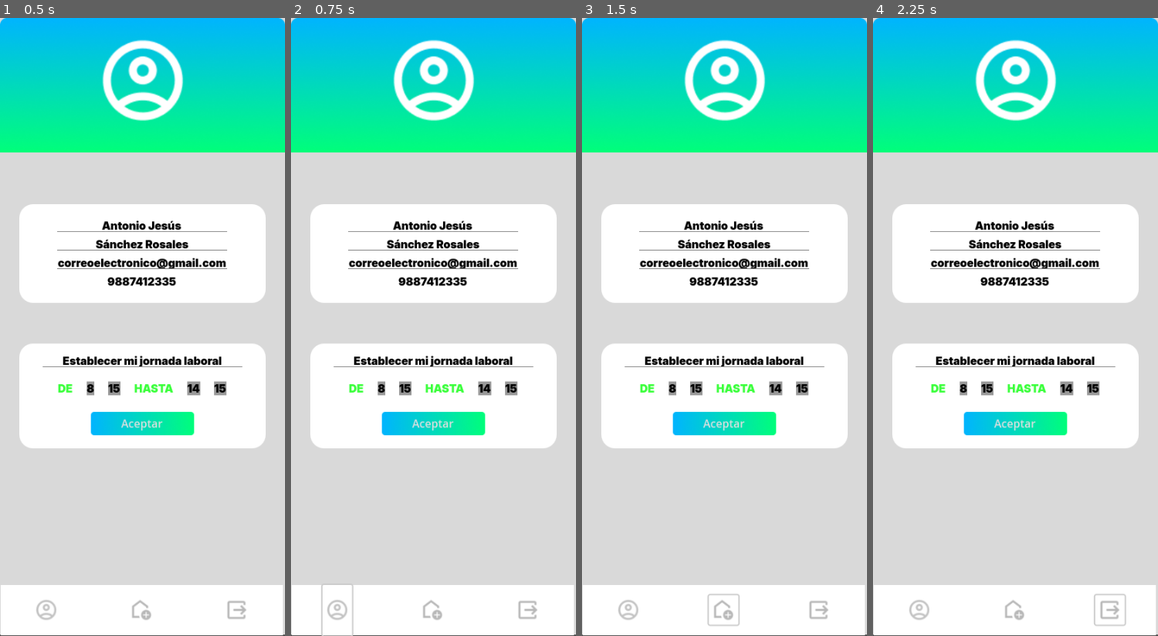
Above: before the commit, frames 1-4 (left to right).
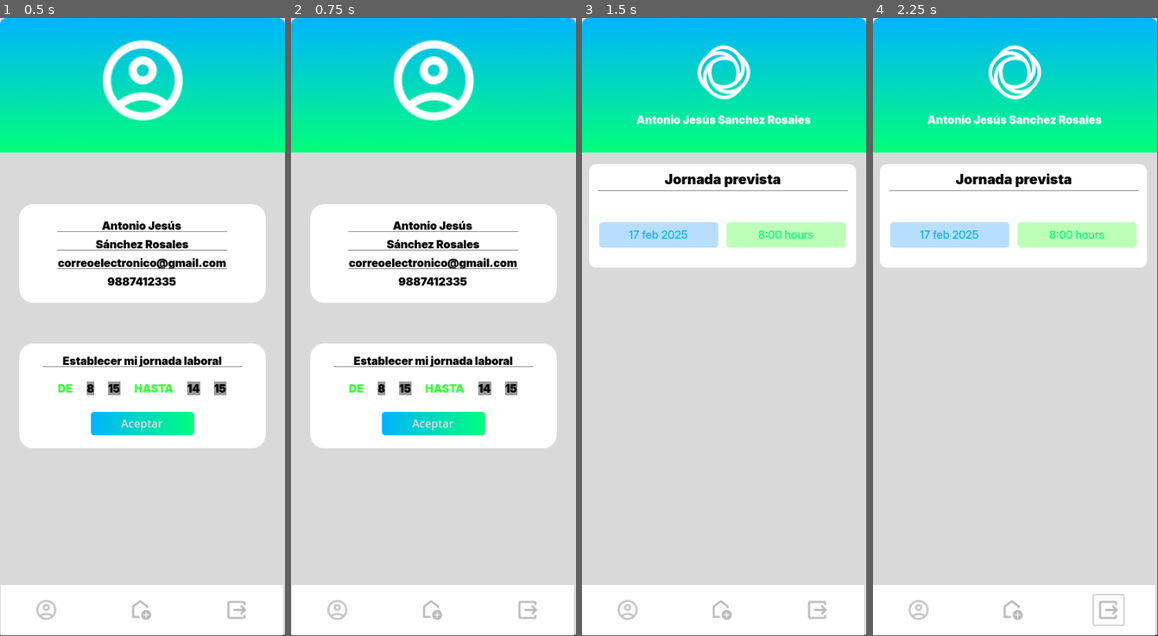
Above: after the commit, the same moments.

Repository: rteijeiro/godotime
Game: Godot game, scene res://Scenes/profile.tscn
The game is run twice, just before and just after one commit, with the same random seed, the same clock (stepped at 60 frames per second) and the same inputs. The project has no main scene, so this scene is started directly.
Inputs (mouse positions are in pixels of both pictures, inside the frame that each line leads up to):
- Up to frame 1 (0.5 s): no input
- Up to frame 2 (0.75 s): click (336, 611) at 0.5 s
- Up to frame 3 (1.5 s): click (724, 611) at 1.25 s
- Up to frame 4 (2.25 s): click (1109, 611) at 2 s

Frame 1 is identical in both runs. In frame 2, 0.1% of the frame differs, in the area x 10-22%, y 91-100%; in frame 3, 34%; in frame 4, 34%, in the area x 0-100%, y 0-100%.

Commit message:
2 botones de menu interactivos

Diff:
--- a/Scenes/Base.tscn
+++ b/Scenes/Base.tscn
@@ -38,18 +38,18 @@
 
 [node name="PanelContainer" type="PanelContainer" parent="."]
 layout_mode = 1
-anchors_preset = 7
-anchor_left = 0.5
-anchor_top = 1.0
-anchor_right = 0.5
-anchor_bottom = 1.0
-offset_left = -206.0
-offset_top = -74.0
-offset_right = 206.0
+anchors_preset = -1
+anchor_left = 0.00121065
+anchor_top = 0.917411
+anchor_right = 0.995131
+anchor_bottom = 0.999302
+offset_right = 1.5108
+offset_bottom = 0.62561
 grow_horizontal = 2
 grow_vertical = 0
 scale = Vector2(0.996333, 0.991546)
 theme_override_styles/panel = SubResource("StyleBoxFlat_lujb3")
+metadata/_edit_use_anchors_ = true
 
 [node name="MarginContainer" type="MarginContainer" parent="PanelContainer"]
 layout_mode = 2
--- a/Scenes/Home.tscn
+++ b/Scenes/Home.tscn
@@ -1,6 +1,7 @@
-[gd_scene load_steps=12 format=3 uid="uid://cs7iafkhed4pt"]
+[gd_scene load_steps=13 format=3 uid="uid://cs7iafkhed4pt"]
 
 [ext_resource type="Texture2D" uid="uid://dgt146hw0hx73" path="res://Images/top_home.png" id="1_82umt"]
+[ext_resource type="Script" path="res://Scripts/home.gd" id="1_qvn61"]
 [ext_resource type="Texture2D" uid="uid://cw6nllypx46it" path="res://Images/logo_white.png" id="2_sutsk"]
 [ext_resource type="Texture2D" uid="uid://dtk0cce46is38" path="res://Images/account_circle.png" id="2_yrt7p"]
 [ext_resource type="FontFile" uid="uid://dal6uxhenekc3" path="res://Fonts/Inter/static/Inter_18pt-Black.ttf" id="3_d6q8c"]
@@ -10,9 +11,6 @@
 [ext_resource type="Texture2D" uid="uid://ckqsahj308dk1" path="res://Images/blue_button.png" id="8_seqx8"]
 [ext_resource type="Texture2D" uid="uid://cap57alllf614" path="res://Images/green_button.png" id="9_11xua"]
 
-[sub_resource type="StyleBoxFlat" id="StyleBoxFlat_lujb3"]
-bg_color = Color(1, 1, 1, 1)
-
 [sub_resource type="StyleBoxFlat" id="StyleBoxFlat_pvucd"]
 bg_color = Color(1, 1, 1, 1)
 corner_radius_top_left = 10
@@ -20,7 +18,10 @@
 corner_radius_bottom_right = 10
 corner_radius_bottom_left = 10
 
-[node name="Base" type="Control"]
+[sub_resource type="StyleBoxFlat" id="StyleBoxFlat_2rc41"]
+bg_color = Color(1, 1, 1, 1)
+
+[node name="Home" type="Control"]
 layout_mode = 3
 anchors_preset = 15
 anchor_right = 1.0
@@ -28,6 +29,7 @@
 offset_right = -1.0
 grow_horizontal = 2
 grow_vertical = 2
+script = ExtResource("1_qvn61")
 
 [node name="Background" type="ColorRect" parent="."]
 layout_mode = 1
@@ -68,46 +70,6 @@
 text = "Antonio Jesús Sanchez Rosales"
 horizontal_alignment = 1
 vertical_alignment = 1
-
-[node name="PanelContainer" type="PanelContainer" parent="."]
-layout_mode = 1
-anchors_preset = 12
-anchor_top = 1.0
-anchor_right = 1.0
-anchor_bottom = 1.0
-offset_top = -43.9999
-offset_bottom = -0.999939
-grow_horizontal = 2
-grow_vertical = 0
-scale = Vector2(0.996333, 0.991546)
-theme_override_styles/panel = SubResource("StyleBoxFlat_lujb3")
-
-[node name="MarginContainer" type="MarginContainer" parent="PanelContainer"]
-layout_mode = 2
-
-[node name="HBoxContainer" type="HBoxContainer" parent="PanelContainer/MarginContainer"]
-layout_mode = 2
-
-[node name="Account" type="Button" parent="PanelContainer/MarginContainer/HBoxContainer"]
-layout_mode = 2
-size_flags_horizontal = 6
-icon = ExtResource("2_yrt7p")
-flat = true
-
-[node name="Home" type="Button" parent="PanelContainer/MarginContainer/HBoxContainer"]
-layout_mode = 2
-size_flags_horizontal = 6
-size_flags_vertical = 4
-icon = ExtResource("3_k5ib8")
-flat = true
-icon_alignment = 2
-
-[node name="Output" type="Button" parent="PanelContainer/MarginContainer/HBoxContainer"]
-layout_mode = 2
-size_flags_horizontal = 6
-size_flags_vertical = 4
-icon = ExtResource("4_nxlr7")
-flat = true
 
 [node name="Panel" type="Panel" parent="."]
 layout_mode = 0
@@ -180,3 +142,48 @@
 icon = ExtResource("9_11xua")
 flat = true
 icon_alignment = 1
+
+[node name="PanelContainer" type="PanelContainer" parent="."]
+layout_mode = 1
+anchors_preset = -1
+anchor_left = 0.00121065
+anchor_top = 0.917411
+anchor_right = 0.995131
+anchor_bottom = 0.999302
+offset_right = 1.5108
+offset_bottom = 0.62561
+grow_horizontal = 2
+grow_vertical = 0
+scale = Vector2(0.996333, 0.991546)
+theme_override_styles/panel = SubResource("StyleBoxFlat_2rc41")
+metadata/_edit_use_anchors_ = true
+
+[node name="MarginContainer" type="MarginContainer" parent="PanelContainer"]
+layout_mode = 2
+
+[node name="HBoxContainer" type="HBoxContainer" parent="PanelContainer/MarginContainer"]
+layout_mode = 2
+
+[node name="Account" type="Button" parent="PanelContainer/MarginContainer/HBoxContainer"]
+layout_mode = 2
+size_flags_horizontal = 6
+icon = ExtResource("2_yrt7p")
+flat = true
+
+[node name="Home" type="Button" parent="PanelContainer/MarginContainer/HBoxContainer"]
+layout_mode = 2
+size_flags_horizontal = 6
+size_flags_vertical = 4
+icon = ExtResource("3_k5ib8")
+flat = true
+icon_alignment = 2
+
+[node name="Output" type="Button" parent="PanelContainer/MarginContainer/HBoxContainer"]
+layout_mode = 2
+size_flags_horizontal = 6
+size_flags_vertical = 4
+icon = ExtResource("4_nxlr7")
+flat = true
+
+[connection signal="pressed" from="PanelContainer/MarginContainer/HBoxContainer/Account" to="." method="_on_account_pressed"]
+[connection signal="pressed" from="PanelContainer/MarginContainer/HBoxContainer/Home" to="." method="_on_home_pressed"]
--- a/Scenes/Login.tscn
+++ b/Scenes/Login.tscn
@@ -115,17 +115,24 @@
 scale = Vector2(7.14995, 1)
 
 [node name="Login" type="Button" parent="."]
-layout_mode = 0
-offset_left = 54.5
-offset_top = 700.0
-offset_right = 366.5
-offset_bottom = 770.0
-scale = Vector2(0.994372, 0.870738)
+layout_mode = 1
+anchors_preset = 8
+anchor_left = 0.5
+anchor_top = 0.5
+anchor_right = 0.5
+anchor_bottom = 0.5
+offset_left = -154.0
+offset_top = 259.0
+offset_right = 154.0
+offset_bottom = 329.0
+grow_horizontal = 2
+grow_vertical = 2
+scale = Vector2(0.974241, 1.03579)
 theme_override_colors/font_color = Color(1, 1, 1, 1)
 theme_override_fonts/font = ExtResource("5_juuvv")
 theme_override_font_sizes/font_size = 24
-theme_override_styles/normal = SubResource("StyleBoxFlat_y453a")
-text = "Iniciar sesion
+theme_override_styles/normal = SubResource("StyleBoxFlat_7ke7o")
+text = "Iniciar Sesion
 "
 icon = ExtResource("4_prpaj")
 flat = true
--- a/Scenes/logout.tscn
+++ b/Scenes/logout.tscn
@@ -1,8 +1,11 @@
-[gd_scene load_steps=4 format=3 uid="uid://tuolo83dvr1b"]
+[gd_scene load_steps=5 format=3 uid="uid://tuolo83dvr1b"]
 
-[ext_resource type="Theme" uid="uid://rbka8ln1mf75" path="res://resources/defaultTheme.tres" id="1_dytow"]
+[ext_resource type="Theme" path="res://resources/customTheme.tres" id="1_dytow"]
 [ext_resource type="FontFile" uid="uid://dal6uxhenekc3" path="res://Fonts/Inter/static/Inter_18pt-Black.ttf" id="1_yt3s2"]
 [ext_resource type="FontFile" uid="uid://bwgc064v3ckw3" path="res://Fonts/Inter/static/Inter_18pt-Light.ttf" id="2_jy6fl"]
+
+[sub_resource type="StyleBoxFlat" id="StyleBoxFlat_p1adh"]
+bg_color = Color(0.982343, 0.982342, 0.982342, 1)
 
 [node name="Logout" type="Control"]
 layout_mode = 3
@@ -26,6 +29,7 @@
 grow_horizontal = 2
 grow_vertical = 2
 theme = ExtResource("1_dytow")
+theme_override_styles/panel = SubResource("StyleBoxFlat_p1adh")
 
 [node name="MarginContainer" type="MarginContainer" parent="PanelContainer"]
 self_modulate = Color(0.964742, 0.964742, 0.964742, 1)
--- a/Scenes/profile.tscn
+++ b/Scenes/profile.tscn
@@ -1,11 +1,12 @@
-[gd_scene load_steps=10 format=3 uid="uid://cab66ph13le1a"]
-
+[gd_scene load_steps=11 format=3 uid="uid://cab66ph13le1a"]
+
+[ext_resource type="Script" path="res://Scripts/profile.gd" id="1_0owv6"]
 [ext_resource type="Texture2D" uid="uid://dgt146hw0hx73" path="res://Images/top_home.png" id="1_3a885"]
 [ext_resource type="Texture2D" uid="uid://cw22h7mu55mvv" path="res://Images/logo_account.png" id="2_lrano"]
 [ext_resource type="Texture2D" uid="uid://dtk0cce46is38" path="res://Images/account_circle.png" id="2_xps4i"]
 [ext_resource type="Texture2D" uid="uid://cqvqqrtj7p7io" path="res://Images/add_home.png" id="3_72p7h"]
 [ext_resource type="Texture2D" uid="uid://c6r2xhwl5uqxj" path="res://Images/output.png" id="4_08n8a"]
-[ext_resource type="Theme" uid="uid://rbka8ln1mf75" path="res://resources/defaultTheme.tres" id="5_akp77"]
+[ext_resource type="Theme" uid="uid://cqppled3h7rd2" path="res://resources/defaultTheme.tres" id="5_akp77"]
 [ext_resource type="Theme" uid="uid://mbjxja2oisw3" path="res://resources/greenTheme.tres" id="6_8ioup"]
 [ext_resource type="Theme" uid="uid://pa7a5olww6a1" path="res://resources/blockTheme.tres" id="7_jt5ro"]
 
@@ -19,6 +20,7 @@
 anchor_bottom = 1.0
 grow_horizontal = 2
 grow_vertical = 2
+script = ExtResource("1_0owv6")
 
 [node name="Background" type="ColorRect" parent="."]
 layout_mode = 1
@@ -244,3 +246,6 @@
 text = "Aceptar"
 flat = true
 icon_alignment = 1
+
+[connection signal="pressed" from="PanelContainer/MarginContainer/HBoxContainer/Account" to="." method="_on_account_pressed"]
+[connection signal="pressed" from="PanelContainer/MarginContainer/HBoxContainer/Home" to="." method="_on_home_pressed"]
--- /dev/null
+++ b/Scripts/home.gd
@@ -0,0 +1,7 @@
+extends Control
+
+func _on_account_pressed() -> void:
+	get_tree().change_scene_to_file("res://Scenes/profile.tscn")
+
+func _on_home_pressed() -> void:
+	get_tree().change_scene_to_file("res://Scenes/Home.tscn")
--- /dev/null
+++ b/Scripts/profile.gd
@@ -0,0 +1,7 @@
+extends Control
+
+func _on_account_pressed() -> void:
+	get_tree().change_scene_to_file("res://Scenes/profile.tscn")
+
+func _on_home_pressed() -> void:
+	get_tree().change_scene_to_file("res://Scenes/Home.tscn")
Not shown: 1 places in Scenes/Login.tscn that only renumber resources
Not shown: 1 places in resources/defaultTheme.tres that only renumber resources
